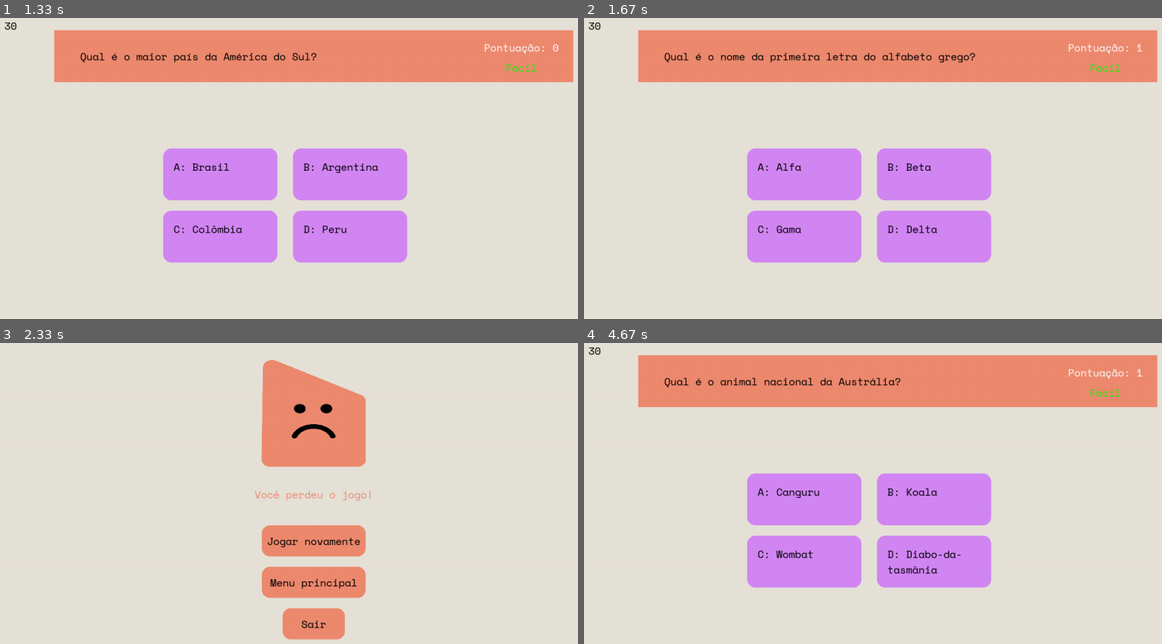
Above: before the commit, frames 1-4 (two rows, left to right).
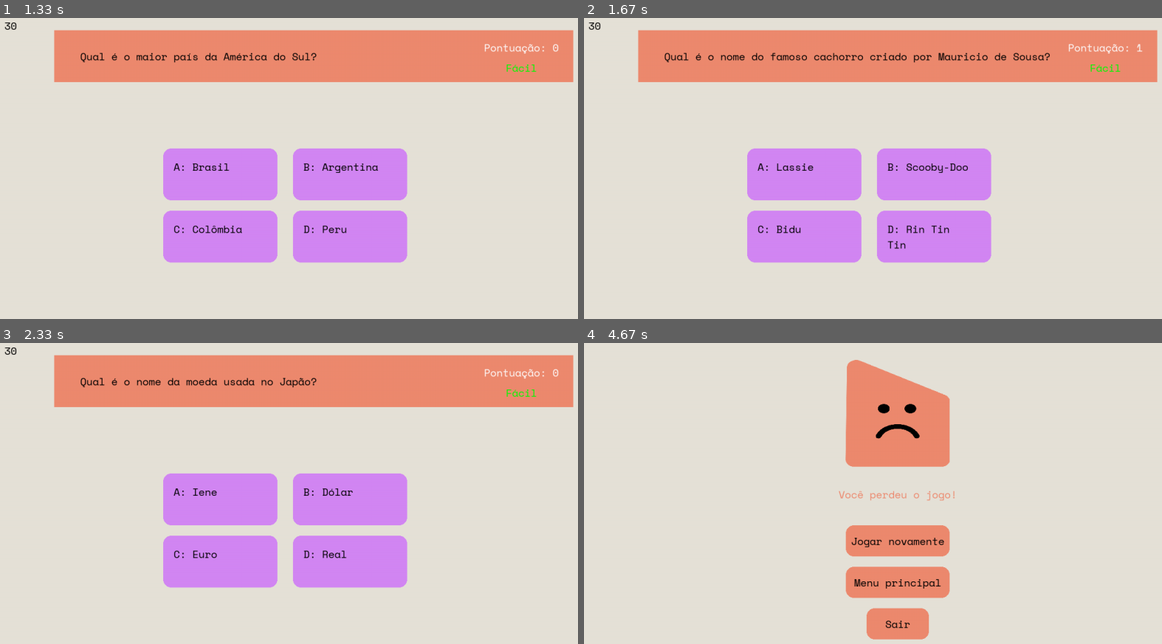
Above: after the commit, the same moments.

Repository: insper-classroom/devlife-23-1-projeto-pygame-jonas-pelegrina-gabriel-mendes
Game: pygame game, started from game/jogo.py
The game is run twice, just before and just after one commit, with the same random seed, the same clock (stepped at 60 frames per second) and the same inputs.
Inputs (mouse positions are in pixels of both pictures, inside the frame that each line leads up to):
- Up to frame 1 (1.33 s): click (289, 195) at 0.38 s; click (393, 210) at 0.72 s; click "Jogar novamente" at 1.05 s
- Up to frame 2 (1.67 s): click "A: Brasil" at 1.38 s
- Up to frame 3 (2.33 s): click (219, 499) at 1.72 s, where only the run after the commit has a clickable "A: Lassie"; click (306, 556) at 2.05 s
- Up to frame 4 (4.67 s): press the mouse at (936, 562) at 2.87 s; move the mouse to (884, 550) at 2.97 s; release the mouse at (838, 538) at 3.1 s; click "Jogar novamente" at 3.72 s; click (745, 367) at 4.05 s; click (803, 562) at 4.38 s, where only the run after the commit has a clickable "C: Borneo"

Frame 1 is identical in both runs. In frame 2, 1.0% of the frame differs, in the area x 30-81%, y 11-77%; in frame 3, 34%; in frame 4, 34%, in the area x 0-100%, y 1-99%.

Commit message:
Jogo finalizado.

Diff:
--- a/game/perguntas_e_respostas.py
+++ b/game/perguntas_e_respostas.py
@@ -4,8 +4,8 @@
           # Fáceis
          {'titulo': 'Qual é a capital do Brasil?',
           'nivel': 'Fácil',
-          'opcoes': {'A': 'Brasília', 'B': 'São Paulo', 'C': 'Rio de Janeiro', 'D': 'Belo Horizonte'},
-          'correta': 'A'},
+          'opcoes': {'A': 'São Paulo', 'B': 'Rio de Janeiro', 'C': 'Brasília', 'D': 'Salvador'},
+          'correta': 'C'},
          {'titulo': 'Qual o resultado da operação 5 + 5?',
           'nivel': 'Fácil',
           'opcoes': {'A': '10', 'B': '15', 'C': '20', 'D': '25'},
@@ -74,10 +74,6 @@
           'nivel': 'Fácil',
           'opcoes': {'A': 'Groenlândia', 'B': 'Austrália', 'C': 'Borneo', 'D': 'Madagascar'},
           'correta': 'A'},
-          {'titulo': 'Qual é a capital do Brasil?',
-          'nivel': 'Fácil',
-          'opcoes': {'A': 'São Paulo', 'B': 'Rio de Janeiro', 'C': 'Brasília', 'D': 'Salvador'},
-          'correta': 'C'},
           {'titulo': 'Qual é o nome do principal satélite natural da Terra?',
           'nivel': 'Fácil',
           'opcoes': {'A': 'Lua', 'B': 'Sol', 'C': 'Marte', 'D': 'Vênus'},
